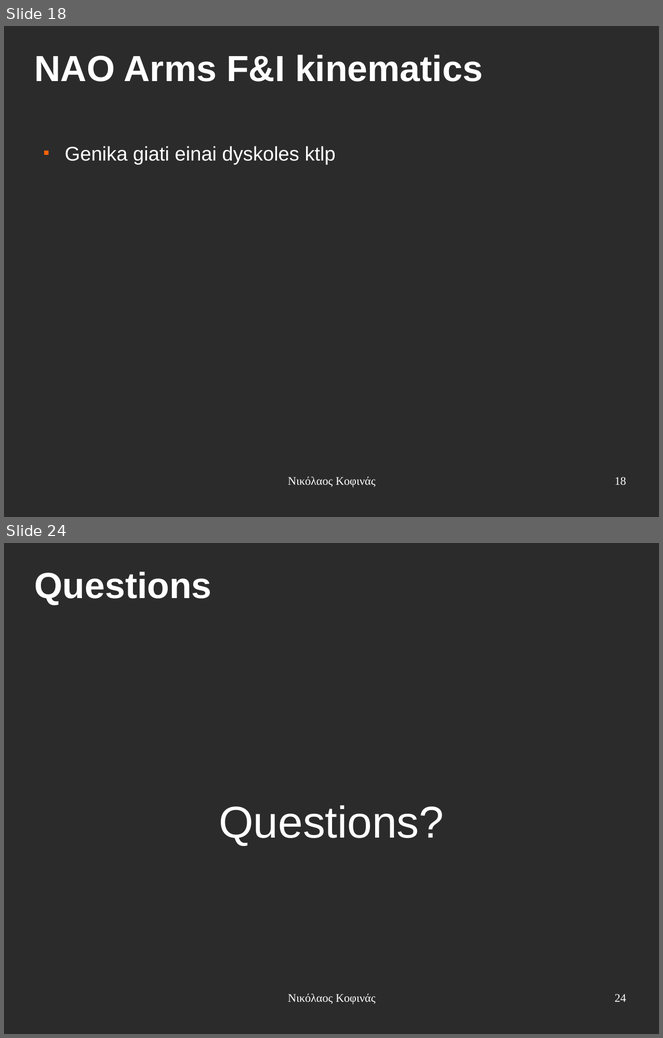
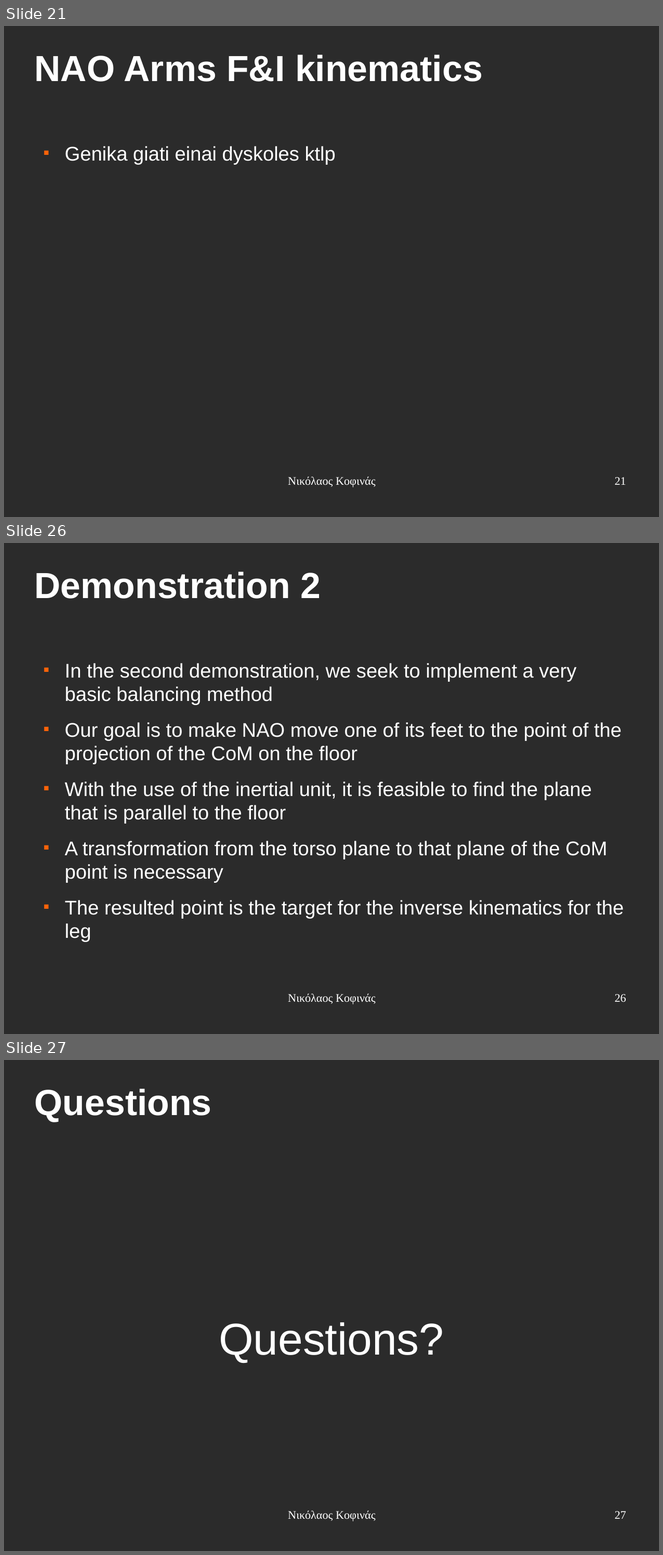
Before and after one commit to eldr4d/MyThesis, a slide deck: presentation.odp. Shown one above the other, each under a label of ours: slides 18 and 24 before the commit, slides 21, 26 and 27 after it; the slides between them are not shown. The pictures are 663x1038 and 663x1555 pixels, drawn with LibreOffice and Linux fonts; fonts in the diff are those of the drawing; background and template pictures are left out; a plain dark background stands for a picture behind light text. Boxes give left, top, right and bottom in pixels: in the first picture for what was removed or moved away, otherwise in the second. Text is boxed around its words. In the diff, an @@ line names an element or a change of style, - is before the commit and + after.

```diff
--- a/presentation.odp
+++ b/presentation.odp
@@ slide 26 added at [4, 543, 659, 1034], background picture (left out) @@
@@ title added at [35, 572, 321, 599], 44 pt, text #FFFFFF, bold @@
+Demonstration 2
@@ text added at [65, 663, 624, 942], 24 pt, text #FFFFFF @@
+■ In the second demonstration, we seek to implement a very basic balancing method
+■ Our goal is to make NAO move one of its feet to the point of the projection of the CoM on the floor
+■ With the use of the inertial unit, it is feasible to find the plane that is parallel to the floor
+■ A transformation from the torso plane to that plane of the CoM point is necessary
+■ The resulted point is the target for the inverse kinematics for the leg
@@ text added at [288, 994, 376, 1005], 14 pt, text #FFFFFF @@
+Νικόλαος Κοφινάς
@@ page number added at [615, 994, 626, 1003], 14 pt, text #FFFFFF @@
+26
@@ what was slide 18 is now slide 21 @@
@@ page number at [615, 477, 626, 485]: text changed @@
-18
+21
@@ what was slide 24 is now slide 27 @@
@@ page number at [615, 1511, 626, 1519]: text changed @@
-24
+27
```
Also in this commit, not shown: 18 slides changed, 4 other slides added, 2 slides removed.
